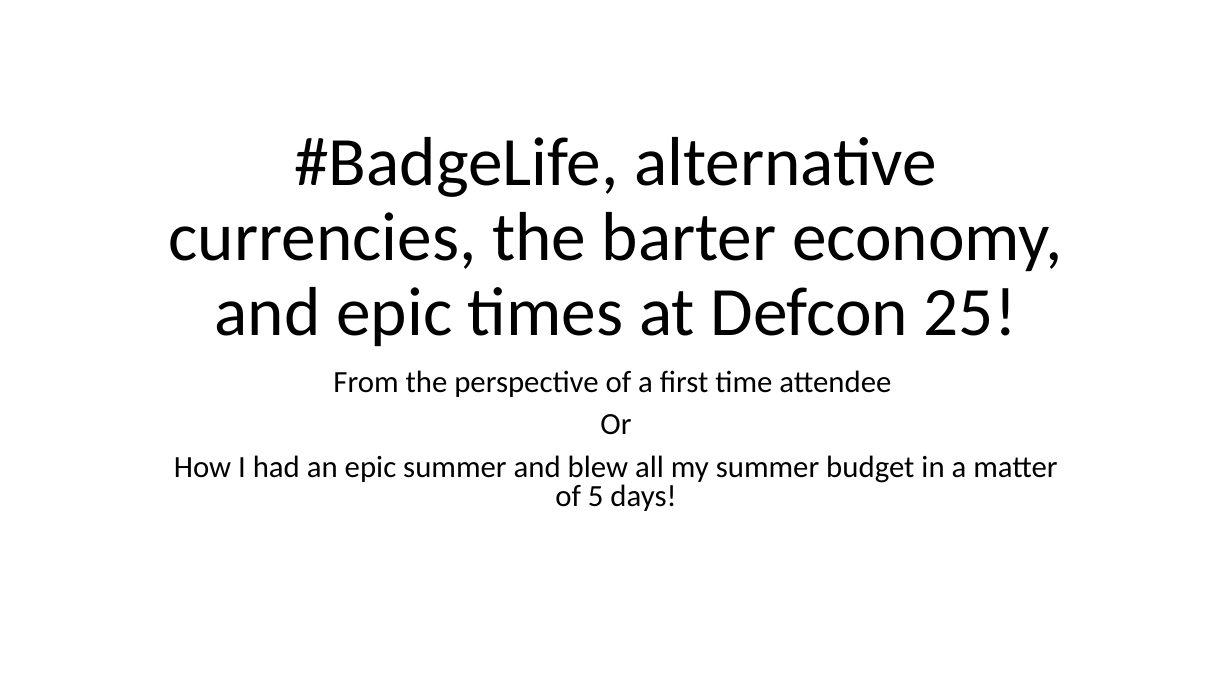
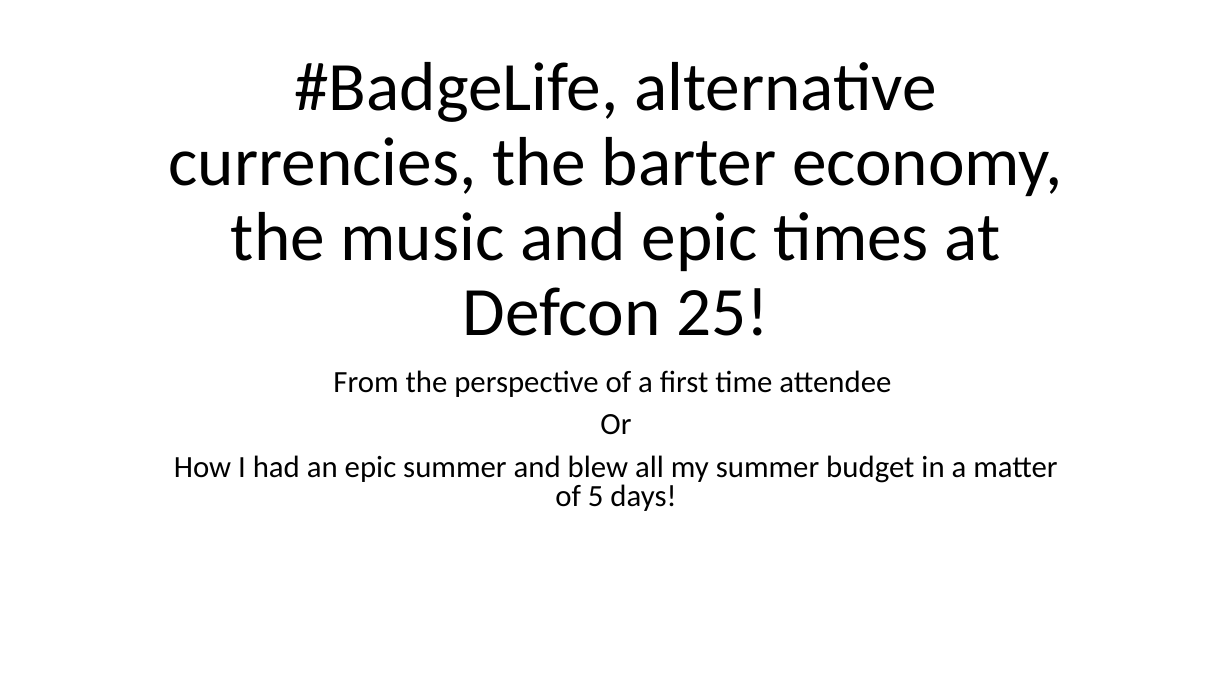
Before and after one commit to Kirball/b-sides-jax-talk, a slide deck: slide 1 of #BadgeLife, alternative currencies, the barter [Autosaved].pptx. Drawn at 1232x693 pixels with LibreOffice and Linux fonts; fonts in the diff are those of the drawing; background and template pictures are left out. Boxes give left, top, right and bottom in pixels: in the first picture for what was removed or moved away, otherwise in the second. Text is boxed around its words. In the diff, an @@ line names an element or a change of style, - is before the commit and + after.

```diff
--- a/#BadgeLife, alternative currencies, the barter [Autosaved].pptx
+++ b/#BadgeLife, alternative currencies, the barter [Autosaved].pptx
@@ title at (169, 62, 1062, 336): text changed @@
-#BadgeLife, alternative currencies, the barter economy, and epic times at Defcon 25!
+#BadgeLife, alternative currencies, the barter economy, the music and epic times at Defcon 25!
```
Also in this commit, not shown: 1 other slide changed, 1 slide added.
